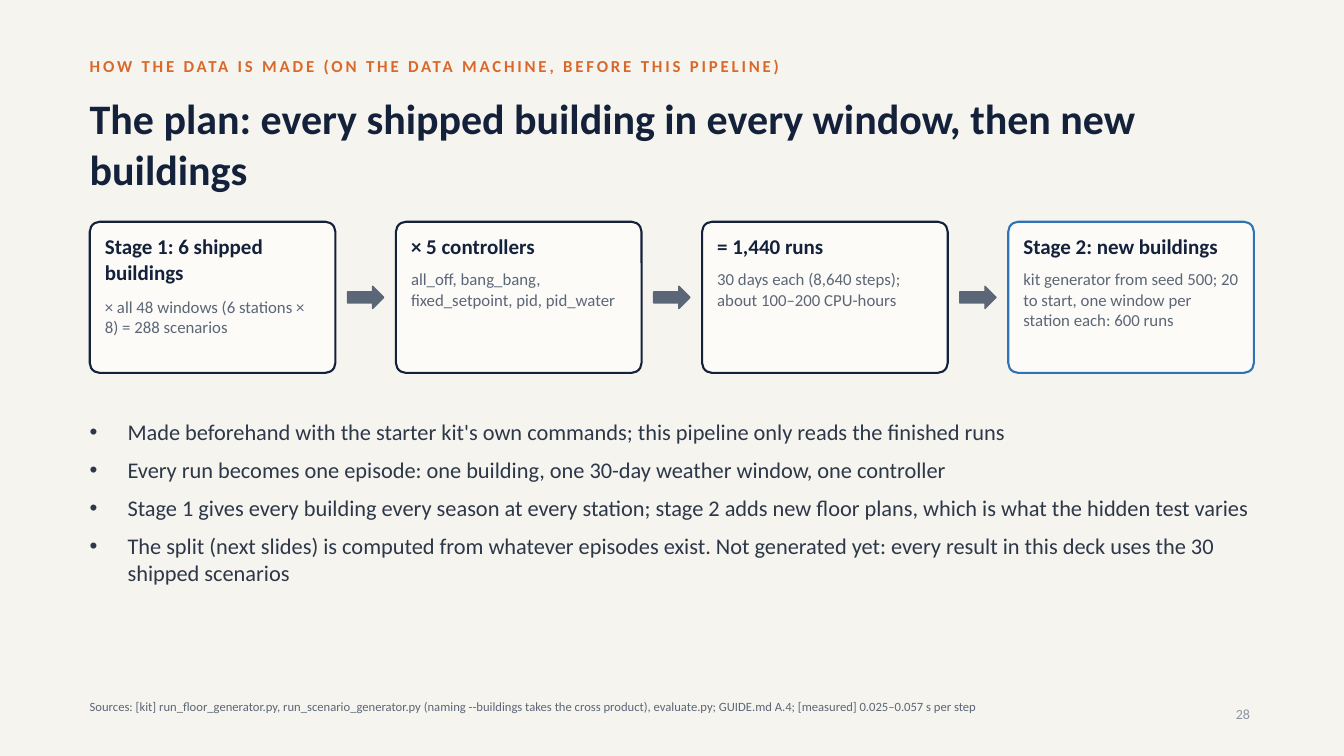
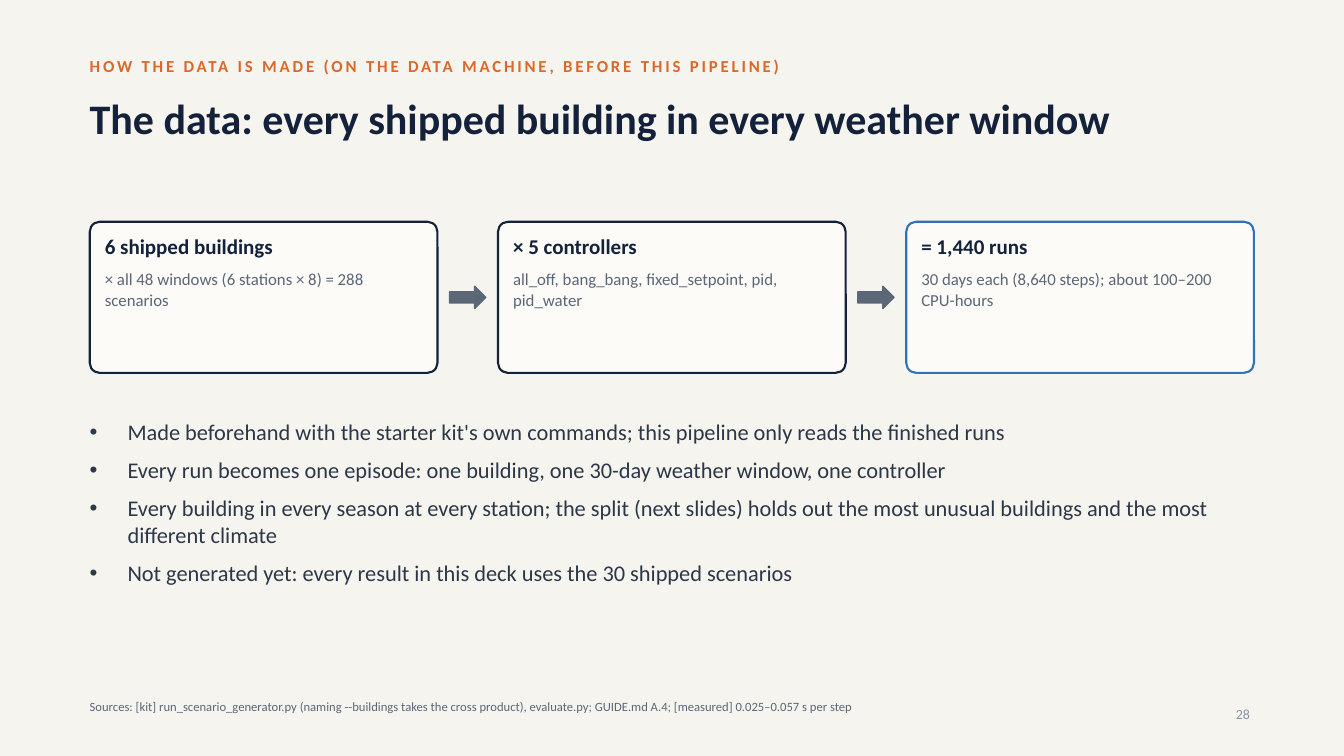
Before and after one commit to srivathsanb14/working-code, a slide deck: slide 28 of docs/One_Controller_for_Every_Building.pptx. Drawn at 1344x756 pixels with LibreOffice and Linux fonts; fonts in the diff are those of the drawing. Boxes give left, top, right and bottom in pixels: in the first picture for what was removed or moved away, otherwise in the second. Text is boxed around its words. In the diff, an @@ line names an element or a change of style, - is before the commit and + after.

```diff
--- a/docs/One_Controller_for_Every_Building.pptx
+++ b/docs/One_Controller_for_Every_Building.pptx
@@ title at [90, 104, 1109, 141]: text changed @@
-The plan: every shipped building in every window, then new buildings
+The data: every shipped building in every weather window
@@ rounded rectangle: place and size @@
-rounded rectangle at [90, 222, 336, 373]
+rounded rectangle at [90, 222, 438, 373]
@@ text at [105, 239, 273, 258]: text changed @@
-Stage 1: 6 shipped buildings
+6 shipped buildings
@@ rounded rectangle removed at [396, 222, 642, 373] @@
@@ rounded rectangle: place and size @@
-rounded rectangle at [702, 222, 948, 373]
+rounded rectangle at [498, 222, 846, 373]
@@ text "× 5 controllers": place and size @@
-text "× 5 controllers" at [426, 239, 535, 254]
+text "× 5 controllers" at [528, 239, 637, 254]
@@ rounded rectangle: place and size @@
-rounded rectangle at [1008, 222, 1254, 373]
+rounded rectangle at [906, 222, 1254, 373]
@@ text "= 1,440 runs": place and size @@
-text "= 1,440 runs" at [732, 240, 823, 257]
+text "= 1,440 runs" at [936, 240, 1027, 257]
@@ text removed at [1023, 239, 1218, 258] @@
-Stage 2: new buildings
@@ text "× all 48 windows (6 ..." rewrapped from [105, 301, 292, 335] to [105, 273, 364, 306] @@
@@ text "all_off, bang_bang, fixed_setpoint, pid, pid_water" rewrapped from [411, 273, 615, 309] to [513, 273, 778, 309] @@
@@ text "30 days each (8,640 steps); ..." rewrapped from [717, 273, 900, 306] to [921, 273, 1211, 306] @@
@@ right arrow: place and size @@
-right arrow at [348, 286, 384, 309]
+right arrow at [450, 286, 486, 309]
@@ right arrow removed at [654, 286, 691, 309] @@
@@ right arrow: place and size @@
-right arrow at [960, 286, 996, 309]
+right arrow at [858, 286, 894, 309]
@@ text removed at [1023, 273, 1238, 326] @@
-kit generator from seed 500; 20 to start, one window per station each: 600 runs
@@ text at [128, 500, 1208, 585]: text changed @@
-• Stage 1 gives every building every season at every station; stage 2 adds new floor plans, which is what the hidden test varies
-• The split (next slides) is computed from whatever episodes exist. Not generated yet: every result in this deck uses the 30 shipped scenarios
+• Every building in every season at every station; the split (next slides) holds out the most unusual buildings and the most different climate
+• Not generated yet: every result in this deck uses the 30 shipped scenarios
@@ text at [90, 702, 852, 713]: text changed @@
-Sources: [kit] run_floor_generator.py, run_scenario_generator.py (naming --buildings takes the cross product), evaluate.py; GUIDE.md A.4; [measured] 0.025–0.057 s per step
+Sources: [kit] run_scenario_generator.py (naming --buildings takes the cross product), evaluate.py; GUIDE.md A.4; [measured] 0.025–0.057 s per step
```
Also in this commit, not shown: 5 other slides changed, 22 other files.
